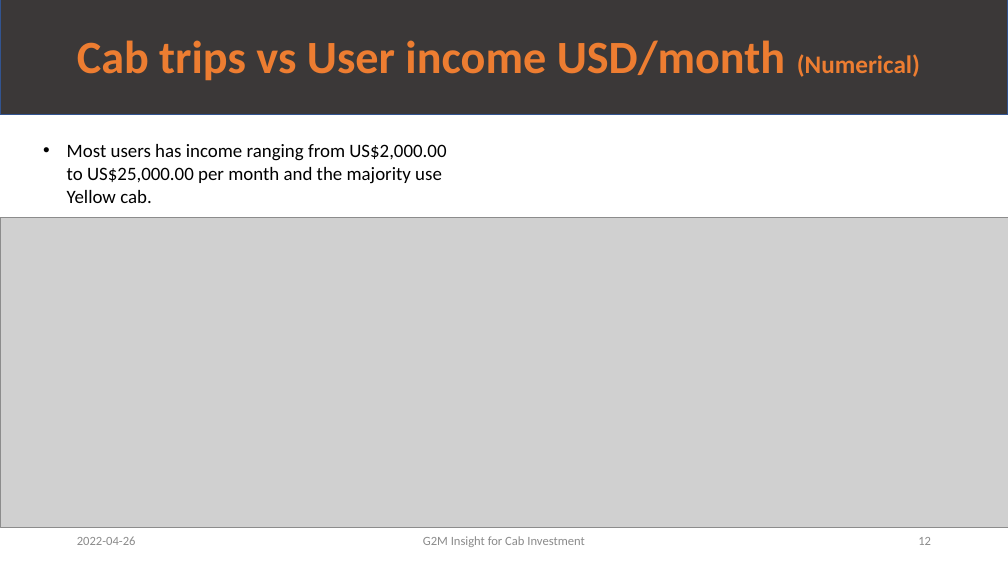
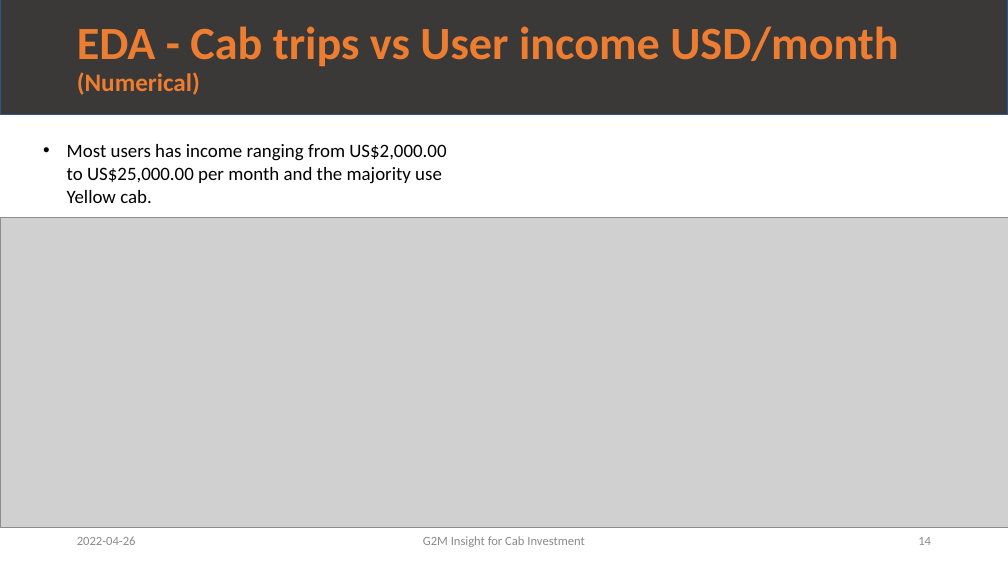
Before and after one commit to leopqrz/Data_Glacier_Internship, a slide deck: slide 14 of week_02/G2M_Case_Study_V1.0_Leo.pptx (slide 12 before the commit). Drawn at 1008x567 pixels with LibreOffice and Linux fonts; fonts in the diff are those of the drawing; grey boxes stand for pictures. Boxes give left, top, right and bottom in pixels: in the first picture for what was removed or moved away, otherwise in the second. Text is boxed around its words. In the diff, an @@ line names an element or a change of style, - is before the commit and + after.

```diff
--- a/week_02/G2M_Case_Study_V1.0_Leo.pptx
+++ b/week_02/G2M_Case_Study_V1.0_Leo.pptx
@@ text at box(77, 26, 898, 95): text changed @@
-Cab trips vs User income USD/month (Numerical)
+EDA - Cab trips vs User income USD/month (Numerical)
@@ page number at box(918, 537, 931, 545): text changed @@
-12
+14
```
Also in this commit, not shown: 35 other slides changed, 2 slides added, 1 other file.
